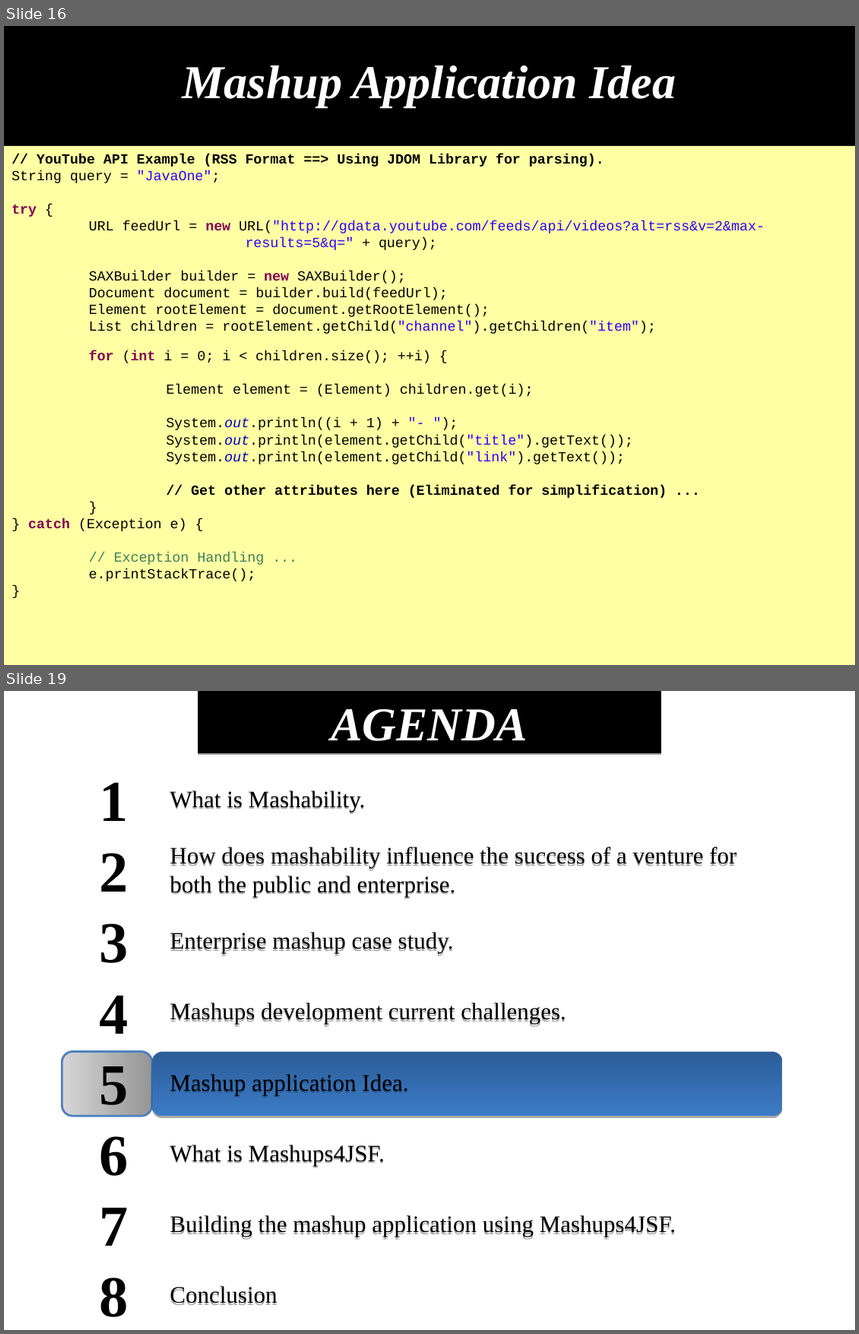
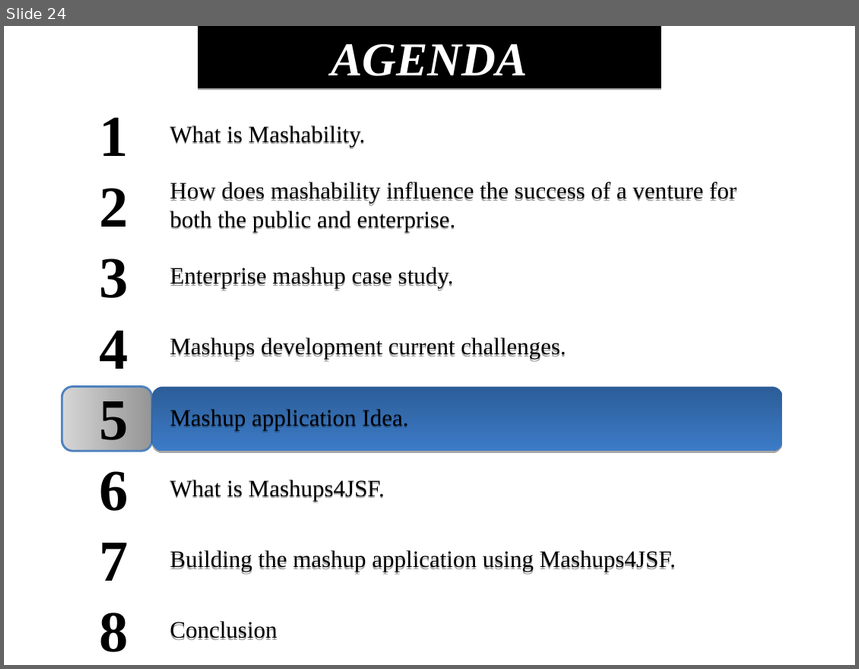
Before and after one commit to demo007/mashups4jsf, a slide deck: overview-architecture/JavaOne-2010/S314070_BURNS_SALEH_MASHUPS.odp. Shown one above the other, each under a label of ours: slides 16 and 19 before the commit, slide 24 after it; the slides between them are not shown. The pictures are 859x1334 and 859x669 pixels, drawn with LibreOffice and Linux fonts; fonts in the diff are those of the drawing. Boxes give left, top, right and bottom in pixels: in the first picture for what was removed or moved away, otherwise in the second. Text is boxed around its words. In the diff, an @@ line names an element or a change of style, - is before the commit and + after.

```diff
--- a/overview-architecture/JavaOne-2010/S314070_BURNS_SALEH_MASHUPS.odp
+++ b/overview-architecture/JavaOne-2010/S314070_BURNS_SALEH_MASHUPS.odp
@@ slide 16 removed at (4, 26, 855, 665), background #000000 @@
@@ title removed at (47, 27, 813, 133) @@
-Mashup Application Idea
@@ rectangle removed at (4, 146, 855, 665) @@
-// YouTube API Example (RSS Format ==> Using JDOM Library for parsing).
-String query = "JavaOne";
-try {
-URL feedUrl = new URL("http://gdata.youtube.com/feeds/api/videos?alt=rss&v=2&max-
-results=5&q=" + query);
-SAXBuilder builder = new SAXBuilder();
-Document document = builder.build(feedUrl);
-Element rootElement = document.getRootElement();
-List children = rootElement.getChild("channel").getChildren("item");
-for (int i = 0; i < children.size(); ++i) {
-Element element = (Element) children.get(i);
-System.out.println((i + 1) + "- ");
-System.out.println(element.getChild("title").getText());
-System.out.println(element.getChild("link").getText());
-// Get other attributes here (Eliminated for simplification) ...
-}
-} catch (Exception e) {
-// Exception Handling ...
-e.printStackTrace();
-}
@@ what was slide 19 is now slide 24 @@
```
Also in this commit, not shown: 1 slide changed, 7 slides added, 1 other slide removed.
